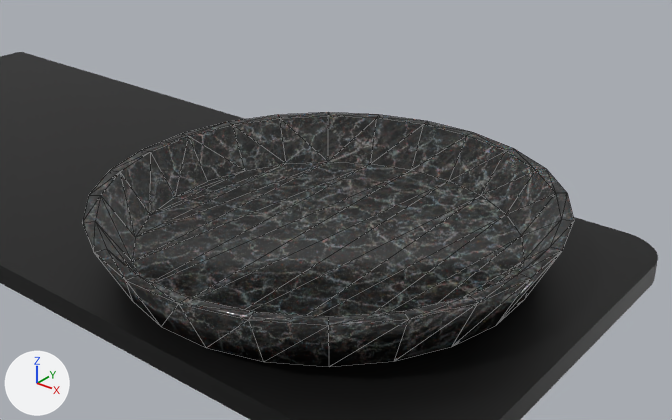
Before and after pictures for a commit that changed the Blender file plateOnTray.blend.
Rendered twice from a 50 mm camera at (7.27, -5.73, 4.08) aimed at (2.82, -0.16, 0.63). Every picture has the same lights, and +X, +Y and +Z are marked at lower left. Mesh edges are drawn as thin lines on the coarser meshes.

Before the edit, the objects in view are built like this:
```python
me_cube = bpy.data.meshes.new('Cube')
me_cube.from_pydata(...)  # 1032 vertices, 518 faces; spans x -5.0..5.0, y -2.0..2.0, z -0.1..0.1
me_cube.materials.append(mat_tabletray)  # black #000000
me_plate = bpy.data.meshes.new('plate')
me_plate.from_pydata(...)  # 96 vertices, 188 faces; spans x -6.34..7.59, y -0.87..13.06, z 0.0..1.75
me_plate.polygons.foreach_set('use_smooth', [True] * 188)
me_plate.materials.append(mat_black_marble)
ob_cube = bpy.data.objects.new('Cube', me_cube)
ob_cube.location = (0.0, 0.0, 0.0)
ob_plate = bpy.data.objects.new('plate', me_plate)
ob_plate.location = (2.393, -1.796, 0.111)
ob_plate.scale = (0.3, 0.3, 0.3)
```
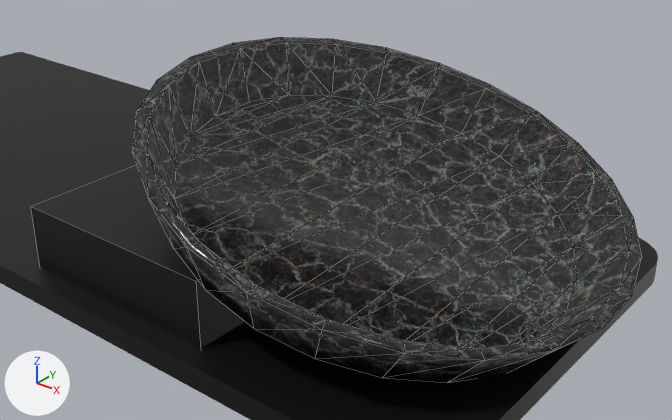
Location of each change, [x1, y1, x2, y2] in pixels of the pictures (672 x 420 px):
'plate', moved, turned: before [82, 112, 574, 367]; after [132, 37, 641, 383]
'Cube.001', added (black): after [31, 164, 245, 348]

The change in detail:
Material 'TableTray.001' (mat_tabletray_001) is new.
Its base color is (0.0, 0.0, 0.0) (black #000000).
Mesh me_cube_001 is new.
It is a box spanning x -1.0..1.0, y -1.0..1.0, z -1.0..1.0.
It uses material mat_tabletray_001 (black #000000).
Object 'plate' (ob_plate) moves from (2.393, -1.796, 0.111) to (2.93, -1.796, 0.638).
Object 'plate' (ob_plate) turns from (0, 0, 0) to (0, 18, 0) degrees about x, y and z.
Object 'Cube.001' (ob_cube_001) is new; it shows me_cube_001.
Its location is (1.838, 0.0, 0.382).
Its scale is (1.0, 1.8, 0.3).
